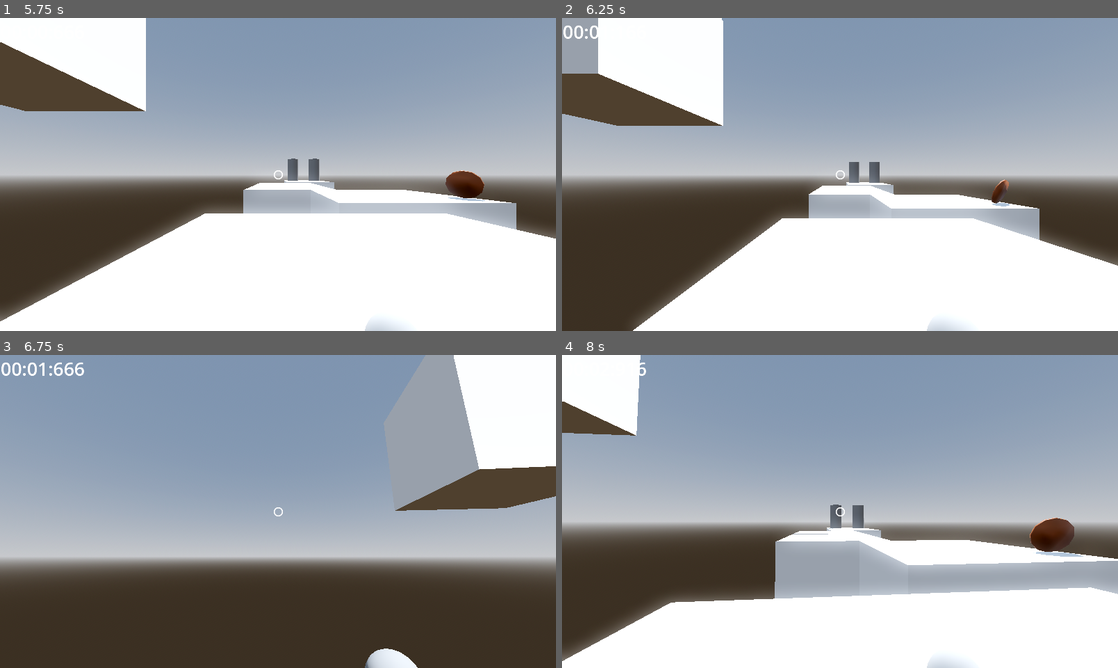
Above: before the commit, frames 1-4 (two rows, left to right).
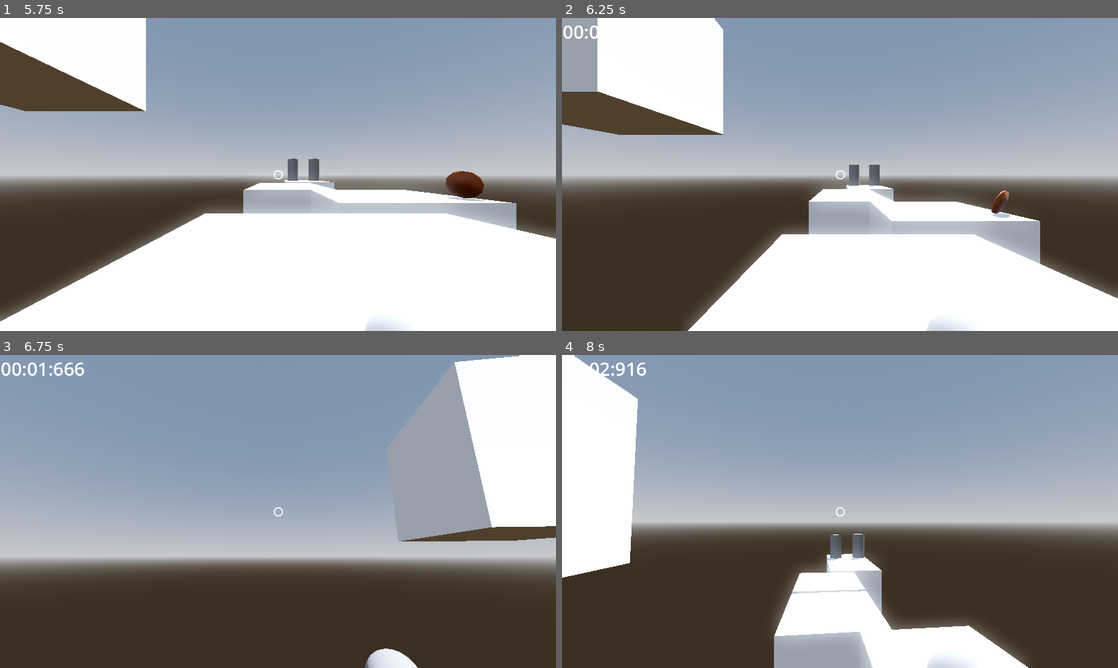
Above: after the commit, the same moments.

Repository: MattCharles/Dreams
Game: Godot game, scene res://Scenes/menu.tscn
The game is run twice, just before and just after one commit, with the same random seed, the same clock (stepped at 60 frames per second) and the same inputs. Sound files missing from this copy of the repository are replaced by a short silence.
Inputs (mouse positions are in pixels of both pictures, inside the frame that each line leads up to):
- Up to frame 1 (5.75 s): move the mouse to (400, 158) at 0.52 s; press the mouse at (400, 158) at 0.53 s; hold D (right) 0.53-1.28 s; tap Space (jump) at 0.77, 0.8, 1.07, 1.35, 1.52, 1.82, 2.3, 3.02, 3.32, 3.77, 3.8, 4.07, 4.35, 4.52, 4.82 s; move the mouse to (166, 190) at 1.27 s; release the mouse at (166, 190) at 1.28 s; hold S (back) 1.28-2.03 s; click (166, 190) at 1.55 s; move the mouse to (333, 105) at 2.02 s; press the mouse at (333, 105) at 2.03 s; hold D (right) 2.03-2.78 s; move the mouse to (250, 237) at 2.77 s; release the mouse at (250, 237) at 2.78 s; hold W (forward) 2.78-3.53 s; tap Shift (sprint) at 2.85 s; click (250, 237) at 3.05 s; move the mouse to (444, 221) at 3.52 s; press the mouse at (444, 221) at 3.53 s; hold A (left) 3.53-5 s; right-click (444, 221) at 4.15 s; move the mouse to (111, 127) at 4.27 s; release the mouse at (111, 127) at 4.28 s; click (111, 127) at 4.55 s; click "Dream" at 5 s
- Up to frame 2 (6.25 s): move the mouse to (867, 174) at 5.77 s; press the mouse at (867, 174) at 5.78 s; hold S (back) from 5.78 s (still down); tap Space (jump) at 6.05 s
- Up to frame 3 (6.75 s): move the mouse to (255, 505) at 6.52 s; release S (back) at 6.53 s; release the mouse at (255, 505) at 6.53 s; hold D (right) from 6.53 s (still down); tap Shift (sprint) at 6.6 s
- Up to frame 4 (8 s): tap Space (jump) at 6.77, 7.07, 7.52, 7.55, 7.82 s; click (817, 505) at 6.8 s; move the mouse to (867, 511) at 7.27 s; release D (right) at 7.28 s; press the mouse at (867, 511) at 7.28 s; hold W (forward) from 7.28 s (still down)

Frame 1 is identical in both runs. In frame 2, 11% of the frame differs, in the area x 0-100%, y 0-100%; in frame 3, 4.9%; in frame 4, 35%.

Commit message:
Grapple feeling pretty good

Diff:
--- a/Scripts/player.gd
+++ b/Scripts/player.gd
@@ -3,7 +3,7 @@
 @export
 var SPEED = 5.0
 @export
-var JUMP_VELOCITY = 4.5
+var JUMP_VELOCITY = 9
 @export
 var SPRINT_SPEED = 10.0
 
@@ -11,6 +11,7 @@
 
 @onready var chain_link := preload("res://Scenes/rope.tscn")
 const GRAPPLE_DISTANCE := 500
+const GRAPPLE_PULL_SPEED := 20
 @onready var grapple_cast := $Neck/Camera3D/GrappleHand/RayCast3D
 
 # A pair of vectors that defines a line.
@@ -33,6 +34,7 @@
 var link_height := .2 #TODO: The chain itself should be able to provide this info. Hard coding for now
 var original_hook_distance := 0.0
 var grapple_chain_fully_extended := false
+var num_air_jumps := 2
 
 # Get the gravity from the project settings to be synced with RigidDynamicBody nodes.
 var gravity: float = ProjectSettings.get_setting("physics/3d/default_gravity")
@@ -70,7 +72,7 @@
 			if event is InputEventMouseMotion:
 				neck.rotate_y(-event.relative.x * 0.01)
 				camera.rotate_x(-event.relative.y * 0.01)
-				camera.rotation.x = clamp(camera.rotation.x, deg_to_rad(-80), deg_to_rad(60))
+				camera.rotation.x = clamp(camera.rotation.x, deg_to_rad(-89.9), deg_to_rad(89.9))
 	if Input.is_mouse_button_pressed(MOUSE_BUTTON_LEFT):
 		if picked_object == null:
 			pick_object()
@@ -100,6 +102,15 @@
 	if picked_object != null:
 		picked_object = null
 		joint.set_node_b(joint.get_path())
+
+func try_jump() -> bool:
+	if not is_on_floor():
+		if num_air_jumps > 0:
+			num_air_jumps -= 1
+			return true
+		else:
+			return false
+	return true
 
 func _physics_process(delta: float) -> void:
 	grapple_line.start = grapple_hand.global_position
@@ -112,10 +123,24 @@
 	# Add the gravity.
 	if not is_on_floor():
 		velocity.y -= gravity * delta
-
+	else:
+		num_air_jumps = 1
+
+	if Input.is_action_just_pressed("cancel_hook"):
+		if grapple_chain_is_out:
+			while not chain_links.is_empty():
+				chain_links.pop_front().queue_free()
+			grapple_chain_is_out = false
+			original_hook_distance = 0
 	# Handle Jump.
-	if Input.is_action_just_pressed("jump") and is_on_floor():
-		velocity.y = JUMP_VELOCITY
+	if Input.is_action_just_pressed("jump"):
+		if grapple_chain_is_out:
+			while not chain_links.is_empty():
+				chain_links.pop_front().queue_free()
+			grapple_chain_is_out = false
+			original_hook_distance = 0
+		if try_jump():
+			velocity.y = JUMP_VELOCITY
 
 	# Get the input direction and handle the movement/deceleration.
 	# As good practice, you should replace UI actions with custom gameplay actions.
@@ -131,15 +156,15 @@
 		velocity.x = direction.x * movementSpeedThisFrame
 		velocity.z = direction.z * movementSpeedThisFrame
 		isSprinting.emit(sprinting) # Player sprinted this frame
-	else:
-		velocity.x = move_toward(velocity.x, 0, SPEED)
-		velocity.z = move_toward(velocity.z, 0, SPEED)
+	if is_on_floor():
+		velocity.x = move_toward(velocity.x, 0, SPEED * delta)
+		velocity.z = move_toward(velocity.z, 0, SPEED * delta)
 	if grapple_chain_fully_extended:
-		var dir = global_position.direction_to(grapple_line.end)
+		var point_to_hook = global_position.direction_to(grapple_line.end)
 		var original_magnitude = velocity.length()
-		var new_rotation_axis = velocity.normalized().cross(dir)
+		var new_rotation_axis = velocity.normalized().cross(point_to_hook)
 		var rotated_velocity = velocity.rotated(new_rotation_axis.normalized(), deg_to_rad(90))
-		print("OM: " + str(original_magnitude) + " new: " + str(rotated_velocity.length()))
+		rotated_velocity *= .9
 		velocity = rotated_velocity
 		pass
 
@@ -149,20 +174,14 @@
 		picked_object.set_linear_velocity((b-a)*pull_power)
 
 	if Input.is_action_just_pressed("shoot"):
-		if grapple_chain_is_out:
-			while not chain_links.is_empty():
-				chain_links.pop_front().queue_free()
-			grapple_chain_is_out = false
-			original_hook_distance = 0
-			return
 		if grapple_cast.is_colliding():
 			grapple_line.end = grapple_cast.get_collision_point()
-			original_hook_distance = grapple_line.get_distance() + .5
+			original_hook_distance = grapple_line.get_distance()
 			grapple_chain_is_out = true
 			shoot_hook()
 	if Input.is_action_pressed("shoot") and grapple_chain_is_out:
-		velocity = global_position.direction_to(grapple_line.end) * SPEED
-		original_hook_distance = grapple_line.get_distance() + .5
+		velocity = (velocity + 20 * global_position.direction_to(grapple_line.end)).normalized() * GRAPPLE_PULL_SPEED
+		original_hook_distance = grapple_line.get_distance()
 
 
 	if(noise):
@@ -186,6 +205,7 @@
 	move_and_slide()
 
 func shoot_hook():
+	num_air_jumps = 2
 	var num_links = num_links_necessary()
 	for n in range(1, num_links):
 		add_link_to_chain(n, num_links)
--- a/project.godot
+++ b/project.godot
@@ -60,3 +60,8 @@
 "events": [Object(InputEventMouseButton,"resource_local_to_scene":false,"resource_name":"","device":-1,"window_id":0,"a …(241 unchanged characters)…
 ]
 }
+cancel_hook={
+"deadzone": 0.5,
+"events": [Object(InputEventMouseButton,"resource_local_to_scene":false,"resource_name":"","device":-1,"window_id":0,"alt_pressed":false,"shift_pressed":false,"ctrl_pressed":false,"meta_pressed":false,"button_mask":2,"position":Vector2(289, 40),"global_position":Vector2(295, 103),"factor":1.0,"button_index":2,"pressed":true,"double_click":false,"script":null)
+]
+}
